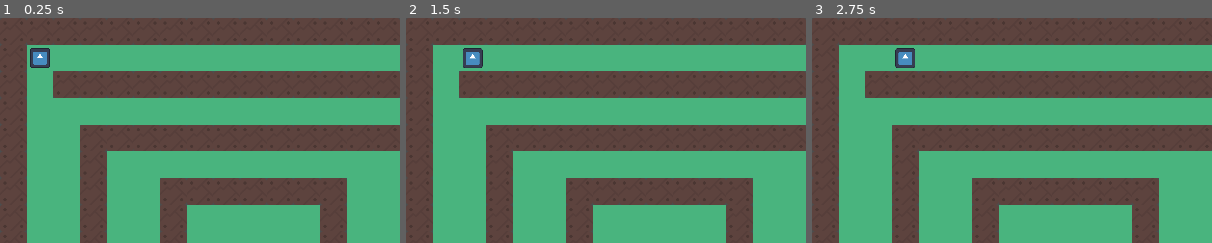
Above: before the commit, frames 1-3 (left to right).
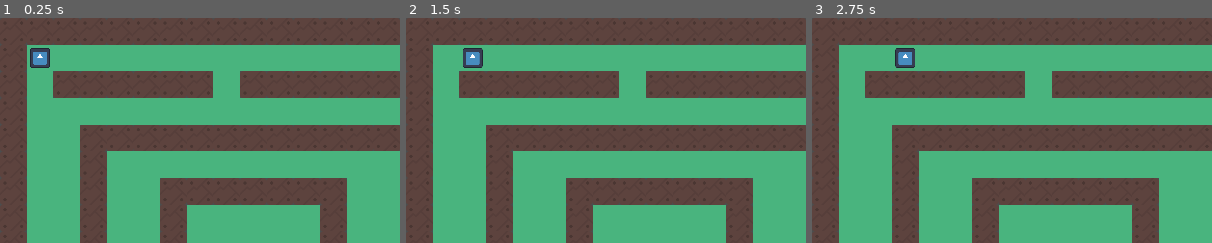
Above: after the commit, the same moments.

Repository: c-lars-02/ember
Game: Godot game, scene res://scenes/dungeon.tscn
Two runs of this game, one before a commit and one after it. Both use one fixed random seed, a clock stepped at 60 frames per second and the inputs below. This scene is started directly instead of the project's main scene. The engine's default icon, where the game draws it, is replaced by a stand-in: a white triangle on a blue panel in a dark square.
Inputs:
- Up to frame 1 (0.25 s): no input
- Up to frame 2 (1.5 s): tap Enter at 0.5 s; hold Right (ui_right) 0.53-1.28 s; tap Space at 1.25 s; hold Down (ui_down) from 1.28 s (still down)
- Up to frame 3 (2.75 s): tap Enter at 2 s; release Down (ui_down) at 2.03 s; hold Right (ui_right) from 2.03 s (still down)
The pictures show only the part of the screen within x 0-50%, y 0-50%; the shares and areas given below are measured in that part.

The runs differ from the first frame. In frame 1, 0.8% of the frame differs, in the area x 53-60%, y 23-36%; in frame 2, 0.8%, in the area x 14-60%, y 13-36%; in frame 3, 0.8%.

Commit message:
new grid-based logic (wip); no more physics

Diff:
--- a/project.godot
+++ b/project.godot
@@ -18,7 +18,57 @@
 
 [display]
 
-window/size/viewport_width=1920
-window/size/viewport_height=1080
+window/size/viewport_width=960
+window/size/viewport_height=540
 window/stretch/mode="canvas_items"
+window/stretch/scale=0.5
 window/vsync/vsync_mode=0
+
+[input]
+
+ui_accept={
+"deadzone": 0.5,
+"events": [Object(InputEventKey,"resource_local_to_scene":false,"resource_name":"","device":0,"window_id":0,"alt_pressed":false,"shift_pressed":false,"ctrl_pressed":false,"meta_pressed":false,"pressed":false,"keycode":4194309,"physical_keycode":0,"key_label":0,"unicode":0,"location":0,"echo":false,"script":null)
+, Object(InputEventKey,"resource_local_to_scene":false,"resource_name":"","device":0,"window_id":0,"alt_pressed":false,"shift_pressed":false,"ctrl_pressed":false,"meta_pressed":false,"pressed":false,"keycode":4194310,"physical_keycode":0,"key_label":0,"unicode":0,"location":0,"echo":false,"script":null)
+, Object(InputEventKey,"resource_local_to_scene":false,"resource_name":"","device":0,"window_id":0,"alt_pressed":false,"shift_pressed":false,"ctrl_pressed":false,"meta_pressed":false,"pressed":false,"keycode":32,"physical_keycode":0,"key_label":0,"unicode":32,"location":0,"echo":false,"script":null)
+, Object(InputEventKey,"resource_local_to_scene":false,"resource_name":"","device":-1,"window_id":0,"alt_pressed":false,"shift_pressed":false,"ctrl_pressed":false,"meta_pressed":false,"pressed":false,"keycode":0,"physical_keycode":69,"key_label":0,"unicode":101,"location":0,"echo":false,"script":null)
+]
+}
+ui_cancel={
+"deadzone": 0.5,
+"events": [Object(InputEventKey,"resource_local_to_scene":false,"resource_name":"","device":0,"window_id":0,"alt_pressed":false,"shift_pressed":false,"ctrl_pressed":false,"meta_pressed":false,"pressed":false,"keycode":4194305,"physical_keycode":0,"key_label":0,"unicode":0,"location":0,"echo":false,"script":null)
+, Object(InputEventKey,"resource_local_to_scene":false,"resource_name":"","device":-1,"window_id":0,"alt_pressed":false,"shift_pressed":false,"ctrl_pressed":false,"meta_pressed":false,"pressed":false,"keycode":0,"physical_keycode":4194308,"key_label":0,"unicode":0,"location":0,"echo":false,"script":null)
+]
+}
+ui_left={
+"deadzone": 0.5,
+"events": [Object(InputEventKey,"resource_local_to_scene":false,"resource_name":"","device":0,"window_id":0,"alt_pressed":false,"shift_pressed":false,"ctrl_pressed":false,"meta_pressed":false,"pressed":false,"keycode":4194319,"physical_keycode":0,"key_label":0,"unicode":0,"location":0,"echo":false,"script":null)
+, Object(InputEventJoypadButton,"resource_local_to_scene":false,"resource_name":"","device":0,"button_index":13,"pressure":0.0,"pressed":false,"script":null)
+, Object(InputEventJoypadMotion,"resource_local_to_scene":false,"resource_name":"","device":0,"axis":0,"axis_value":-1.0,"script":null)
+, Object(InputEventKey,"resource_local_to_scene":false,"resource_name":"","device":-1,"window_id":0,"alt_pressed":false,"shift_pressed":false,"ctrl_pressed":false,"meta_pressed":false,"pressed":false,"keycode":0,"physical_keycode":65,"key_label":0,"unicode":97,"location":0,"echo":false,"script":null)
+]
+}
+ui_right={
+"deadzone": 0.5,
+"events": [Object(InputEventKey,"resource_local_to_scene":false,"resource_name":"","device":0,"window_id":0,"alt_pressed":false,"shift_pressed":false,"ctrl_pressed":false,"meta_pressed":false,"pressed":false,"keycode":4194321,"physical_keycode":0,"key_label":0,"unicode":0,"location":0,"echo":false,"script":null)
+, Object(InputEventJoypadButton,"resource_local_to_scene":false,"resource_name":"","device":0,"button_index":14,"pressure":0.0,"pressed":false,"script":null)
+, Object(InputEventJoypadMotion,"resource_local_to_scene":false,"resource_name":"","device":0,"axis":0,"axis_value":1.0,"script":null)
+, Object(InputEventKey,"resource_local_to_scene":false,"resource_name":"","device":-1,"window_id":0,"alt_pressed":false,"shift_pressed":false,"ctrl_pressed":false,"meta_pressed":false,"pressed":false,"keycode":0,"physical_keycode":68,"key_label":0,"unicode":100,"location":0,"echo":false,"script":null)
+]
+}
+ui_up={
+"deadzone": 0.5,
+"events": [Object(InputEventKey,"resource_local_to_scene":false,"resource_name":"","device":0,"window_id":0,"alt_pressed":false,"shift_pressed":false,"ctrl_pressed":false,"meta_pressed":false,"pressed":false,"keycode":4194320,"physical_keycode":0,"key_label":0,"unicode":0,"location":0,"echo":false,"script":null)
+, Object(InputEventJoypadButton,"resource_local_to_scene":false,"resource_name":"","device":0,"button_index":11,"pressure":0.0,"pressed":false,"script":null)
+, Object(InputEventJoypadMotion,"resource_local_to_scene":false,"resource_name":"","device":0,"axis":1,"axis_value":-1.0,"script":null)
+, Object(InputEventKey,"resource_local_to_scene":false,"resource_name":"","device":-1,"window_id":0,"alt_pressed":false,"shift_pressed":false,"ctrl_pressed":false,"meta_pressed":false,"pressed":false,"keycode":0,"physical_keycode":87,"key_label":0,"unicode":119,"location":0,"echo":false,"script":null)
+]
+}
+ui_down={
+"deadzone": 0.5,
+"events": [Object(InputEventKey,"resource_local_to_scene":false,"resource_name":"","device":0,"window_id":0,"alt_pressed":false,"shift_pressed":false,"ctrl_pressed":false,"meta_pressed":false,"pressed":false,"keycode":4194322,"physical_keycode":0,"key_label":0,"unicode":0,"location":0,"echo":false,"script":null)
+, Object(InputEventJoypadButton,"resource_local_to_scene":false,"resource_name":"","device":0,"button_index":12,"pressure":0.0,"pressed":false,"script":null)
+, Object(InputEventJoypadMotion,"resource_local_to_scene":false,"resource_name":"","device":0,"axis":1,"axis_value":1.0,"script":null)
+, Object(InputEventKey,"resource_local_to_scene":false,"resource_name":"","device":-1,"window_id":0,"alt_pressed":false,"shift_pressed":false,"ctrl_pressed":false,"meta_pressed":false,"pressed":false,"keycode":0,"physical_keycode":83,"key_label":0,"unicode":115,"location":0,"echo":false,"script":null)
+]
+}
--- a/scenes/dungeon.tscn
+++ b/scenes/dungeon.tscn
@@ -155,7 +155,6 @@
 14:6/0 = 0
 15:6/0 = 0
 16:6/0 = 0
-16:6/0/physics_layer_0/polygon_0/points = PackedVector2Array(-32, -32, 32, -32, 32, 32, -32, 32)
 17:6/0 = 0
 18:6/0 = 0
 19:6/0 = 0
@@ -200,7 +199,6 @@
 14:8/0 = 0
 15:8/0 = 0
 16:8/0 = 0
-16:8/0/physics_layer_0/polygon_0/points = PackedVector2Array(-32, -32, 32, -32, 32, 32, -32, 32)
 17:8/0 = 0
 18:8/0 = 0
 19:8/0 = 0
@@ -223,8 +221,9 @@
 14:9/0 = 0
 15:9/0 = 0
 16:9/0 = 0
-16:9/0/physics_layer_0/polygon_0/points = PackedVector2Array(-32, -32, 32, -32, 32, 32, -32, 32)
+16:9/0/custom_data_0 = 2
 17:9/0 = 0
+17:9/0/custom_data_0 = 1
 18:9/0 = 0
 19:9/0 = 0
 20:9/0 = 0
@@ -276,14 +275,15 @@
 
 [sub_resource type="TileSet" id="TileSet_lb3ms"]
 tile_size = Vector2i(64, 64)
-physics_layer_0/collision_layer = 1
+custom_data_layer_0/name = "tile_type"
+custom_data_layer_0/type = 2
 sources/0 = SubResource("TileSetAtlasSource_qqk3y")
 
 [node name="Node2D" type="Node2D"]
 script = ExtResource("1_hm42q")
 
 [node name="TileMapLayer" type="TileMapLayer" parent="."]
-tile_map_data = PackedByteArray("AAAAAAAAAAAQAAkAAAAAAAEAAAA …(2155 unchanged characters)… AAAAAQAAkAAAAIAAEAAAAQAAUAAAAIAAIAAAAQAAkAAAAIAAMAAAAQAAUAAAAIAAQAAAAQAAkAAAAIAAU …(5903 unchanged characters)…
+tile_map_data = PackedByteArray("AAAAAAAAAAAQAAkAAAAAAAEAAAA …(2155 unchanged characters)… AAAAAQAAkAAAAIAAEAAAAQAAUAAAAIAAIAAAAQAAUAAAAIAAMAAAAQAAUAAAAIAAQAAAAQAAkAAAAIAAU …(5903 unchanged characters)…
 tile_set = SubResource("TileSet_lb3ms")
 
 [node name="Node2D" parent="." instance=ExtResource("3_8pr5p")]
--- a/scenes/dungeoneer.gd
+++ b/scenes/dungeoneer.gd
@@ -1,25 +1,36 @@
-extends CharacterBody2D
+extends Node2D
 var step_size = 64 # Should match the tile size of the map; this is the move distance
+var coordinates = Vector2i(1, 1)
 
 # Called when the node enters the scene tree for the first time.
 func _ready() -> void:
-	safe_margin = 8
 	pass # Replace with function body.
 
 
 # Called every frame. 'delta' is the elapsed time since the previous frame.
 func _process(delta: float) -> void:
 	var direction = Vector2.ZERO
+	var move_vector
+	var destination
 
 	if Input.is_action_just_pressed("ui_up"):
-		direction = Vector2.UP
+		destination = $"../TileMapLayer".get_neighbor_cell(coordinates, 12)
+		move_vector = Vector2i(0, -1) # TODO: Optimize this to use pre-created vectors instead of making new every frame (dictionary/enum?)
 	elif Input.is_action_just_pressed("ui_right"):
-		direction = Vector2.RIGHT
+		destination = $"../TileMapLayer".get_neighbor_cell(coordinates, 0)
+		move_vector = Vector2i(1, 0)
 	elif Input.is_action_just_pressed("ui_down"):
-		direction = Vector2.DOWN
+		destination = $"../TileMapLayer".get_neighbor_cell(coordinates, 4)
+		move_vector = Vector2i(0, 1)
 	elif Input.is_action_just_pressed("ui_left"):
-		direction = Vector2.LEFT
+		destination = $"../TileMapLayer".get_neighbor_cell(coordinates, 8)
+		move_vector = Vector2i(-1, 0)
 
-	velocity = direction * step_size * 60
+	if move_vector:
+		var tile_data = $"../TileMapLayer".get_cell_tile_data(destination)
+		var tile_type = tile_data.get_custom_data("tile_type")
+		print(tile_type)
 
-	move_and_slide()
+		if tile_type == 0:
+			coordinates += move_vector
+			position = 64 * coordinates
--- a/scenes/dungeoneer.tscn
+++ b/scenes/dungeoneer.tscn
@@ -1,13 +1,9 @@
-[gd_scene load_steps=4 format=3 uid="uid://06l21cx8uhd2"]
+[gd_scene load_steps=3 format=3 uid="uid://06l21cx8uhd2"]
 
 [ext_resource type="Script" path="res://scenes/dungeoneer.gd" id="1_y1uyg"]
 [ext_resource type="Texture2D" uid="uid://d2l3lfc0p6m2e" path="res://resources/gfx/icon.svg" id="2_lwmnw"]
 
-[sub_resource type="RectangleShape2D" id="RectangleShape2D_j24p4"]
-size = Vector2(48.4848, 48.4848)
-
-[node name="Node2D" type="CharacterBody2D"]
-motion_mode = 1
+[node name="Node2D" type="Node2D"]
 script = ExtResource("1_y1uyg")
 
 [node name="Sprite2D" type="Sprite2D" parent="."]
@@ -15,8 +11,3 @@
 scale = Vector2(0.375, 0.375)
 texture = ExtResource("2_lwmnw")
 centered = false
-
-[node name="CollisionShape2D" type="CollisionShape2D" parent="."]
-position = Vector2(32, 32)
-scale = Vector2(0.99, 0.99)
-shape = SubResource("RectangleShape2D_j24p4")
